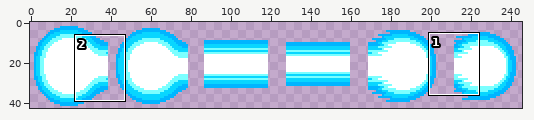
One commit to this sprite sheet: art/sprites/plasmabeam.png. The first picture is a wide view before the edit; the outline marks the close-up.
Close-up. First the earlier version:
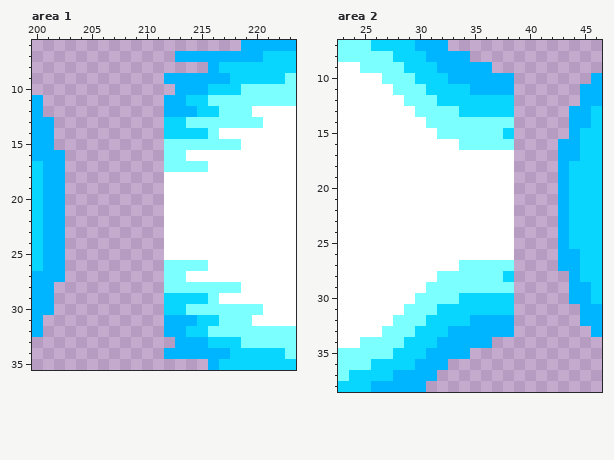
The file is 246x43 pixels. Shown: area 1: x 200..223, y 6..35; area 2: x 23..46, y 7..38. The commit also changed other parts of the picture, which this record leaves out.
Once edited:
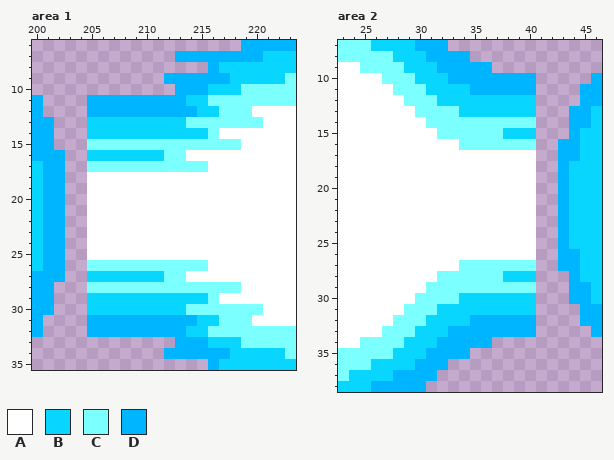
Palette (. is transparent): A #ffffff  B #08d6ff  C #7bffff  D #00b5ff
The edit:
Area 1:
y 11..12: x 205..211 ....... -> DDDDDDD
y 13..14: x 205..211 ....... -> BBBBBBB
y 15: x 205..211 ....... -> CCCCCCC
y 16: x 205..211 ....... -> BBBBBBB
y 17: x 205..211 ....... -> CCCCCCC
y 18..25: x 205..211 ....... -> AAAAAAA
y 26: x 205..211 ....... -> CCCCCCC
y 27: x 205..211 ....... -> BBBBBBB
y 28: x 205..211 ....... -> CCCCCCC
y 29..30: x 205..211 ....... -> BBBBBBB
y 31..32: x 205..211 ....... -> DDDDDDD
Area 2:
y 10..11: x 39..40 .. -> DD
y 12..13: x 39..40 .. -> BB
y 14: x 39..40 .. -> CC
y 15: x 39..40 .. -> BB
y 16: x 39..40 .. -> CC
y 17..26: x 39..40 .. -> AA
y 27: x 39..40 .. -> CC
y 28: x 39..40 .. -> BB
y 29: x 39..40 .. -> CC
y 30..31: x 39..40 .. -> BB
y 32..33: x 39..40 .. -> DD
Where, in picture pixels (left, top, right, bottom), the same in both close-ups:
added: (87, 95, 164, 337)
added: (514, 73, 536, 337)
